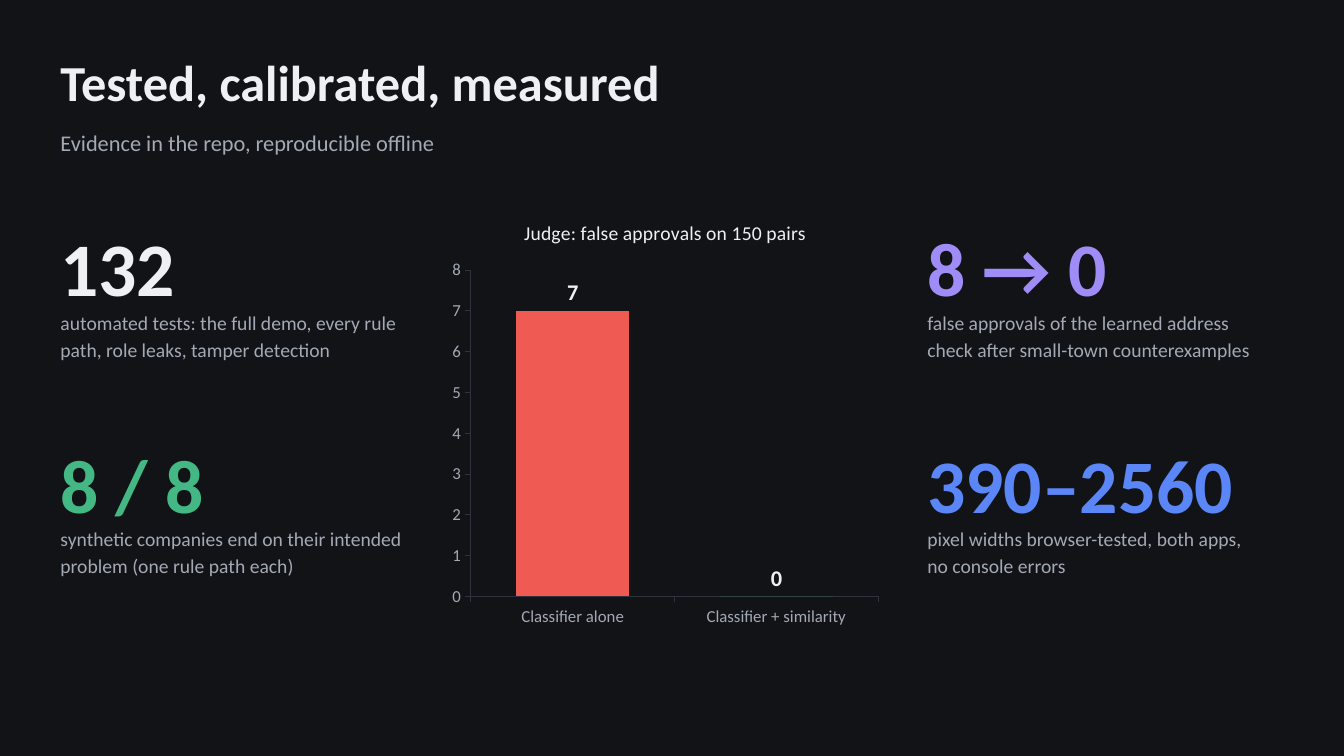
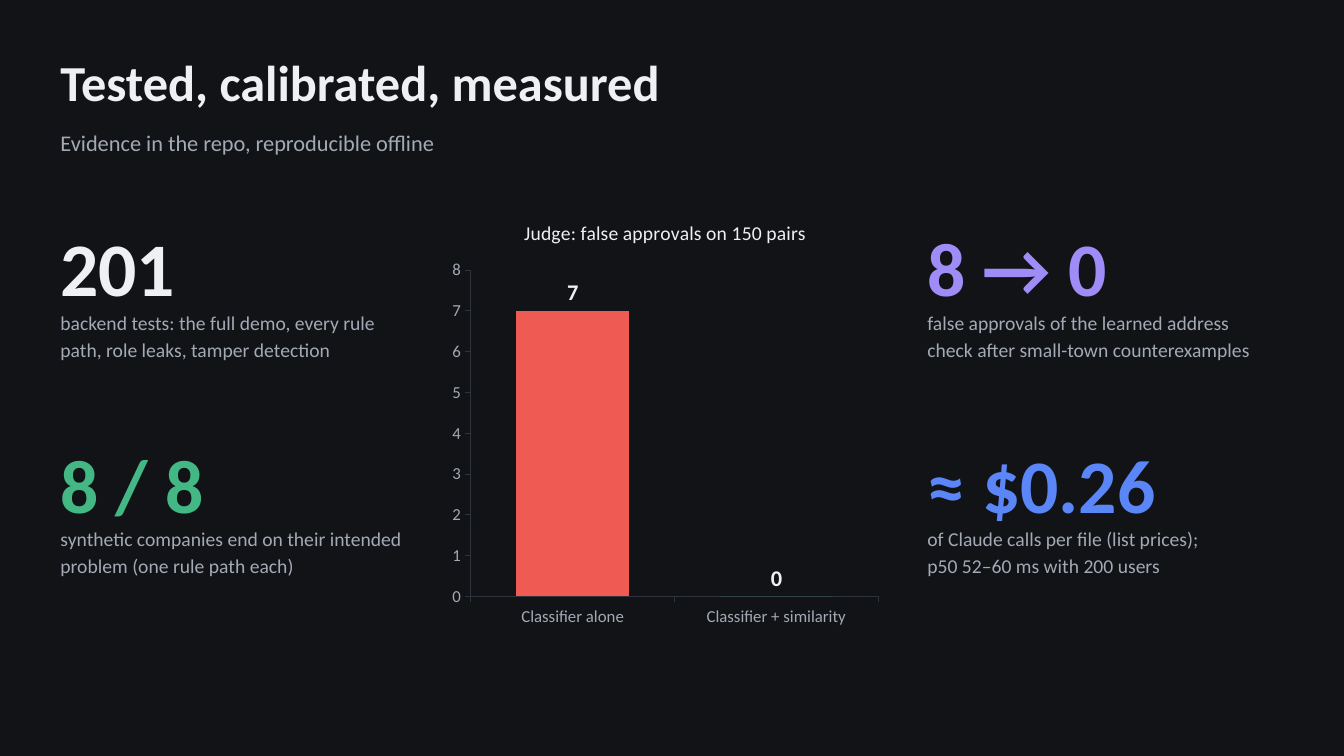
Before and after one commit to Petsteb/openloop-case-engine, a slide deck: slide 6 of docs/pitch/OpenLoop-deck.pptx (slide 7 before the commit). Drawn at 1344x756 pixels with LibreOffice and Linux fonts; fonts in the diff are those of the drawing. Boxes give left, top, right and bottom in pixels: in the first picture for what was removed or moved away, otherwise in the second. Text is boxed around its words. In the diff, an @@ line names an element or a change of style, - is before the commit and + after.

```diff
--- a/docs/pitch/OpenLoop-deck.pptx
+++ b/docs/pitch/OpenLoop-deck.pptx
@@ text at box(60, 246, 175, 297): text changed @@
-132
+201
@@ text at box(60, 316, 374, 360): text changed @@
-automated tests: the full demo, every rule
-path, role leaks, tamper detection
+backend tests: the full demo, every rule
+path, role leaks, tamper detection
@@ text at box(982, 461, 1155, 521): text changed @@
-390–2560
+≈ $0.26
@@ text at box(927, 532, 1199, 576): text changed @@
-pixel widths browser-tested, both apps,
-no console errors
+of Claude calls per file (list prices);
+p50 52–60 ms with 200 users
```
Also in this commit, not shown: 2 other slides changed, 1 slide added, 2 slides removed, 2 other files.
